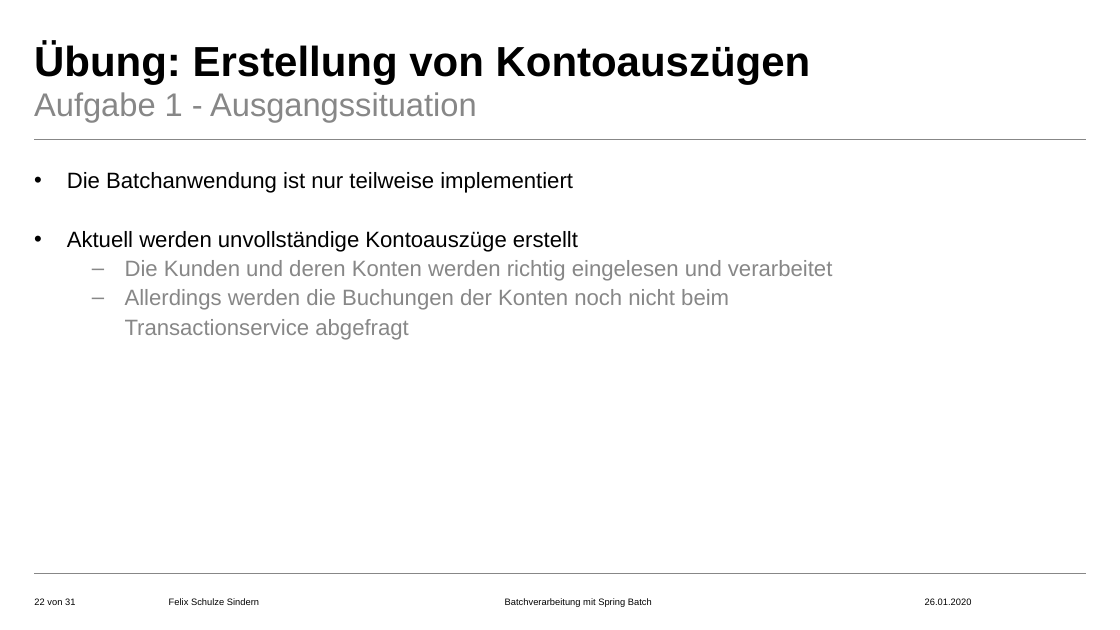
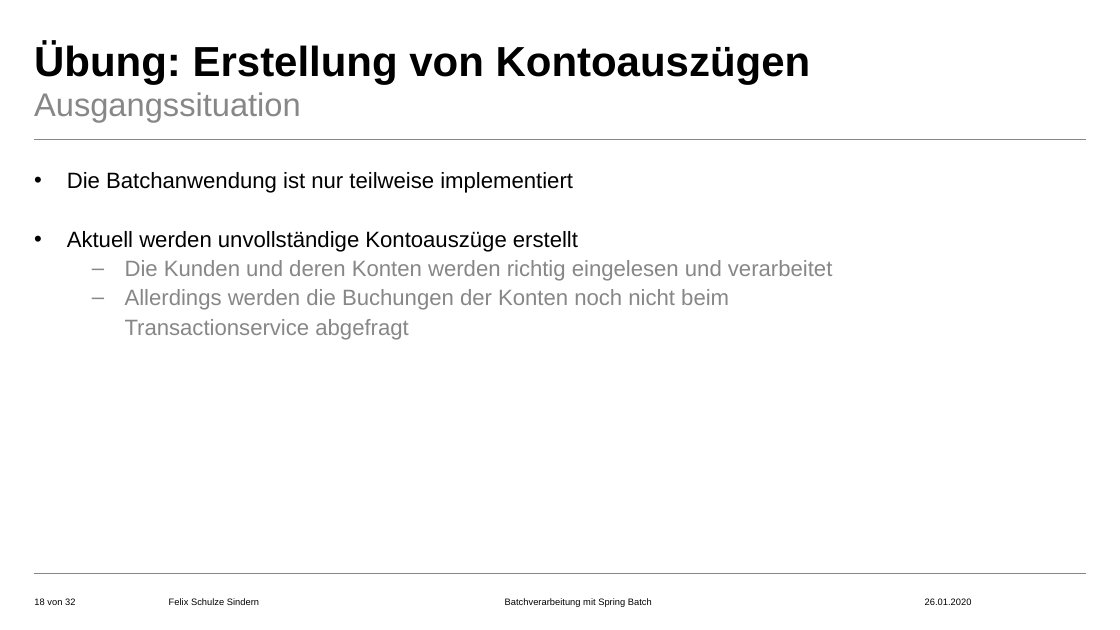
Before and after one commit to FelixSchuSi/spring_batch, a slide deck: slide 18 of spring_batch.pptx (slide 22 before the commit). Drawn at 1120x630 pixels with LibreOffice and Linux fonts; fonts in the diff are those of the drawing; background and template pictures are left out. Boxes give left, top, right and bottom in pixels: in the first picture for what was removed or moved away, otherwise in the second. Text is boxed around its words. In the diff, an @@ line names an element or a change of style, - is before the commit and + after.

```diff
--- a/spring_batch.pptx
+++ b/spring_batch.pptx
@@ text at <box>34,92,301,122</box>: text changed @@
-Aufgabe 1 - Ausgangssituation
+Ausgangssituation
@@ page number at <box>34,598,75,605</box>: text changed @@
-22 von 31
+18 von 32
```
Also in this commit, not shown: 4 other slides changed, 3 slides removed, 1 other file.
